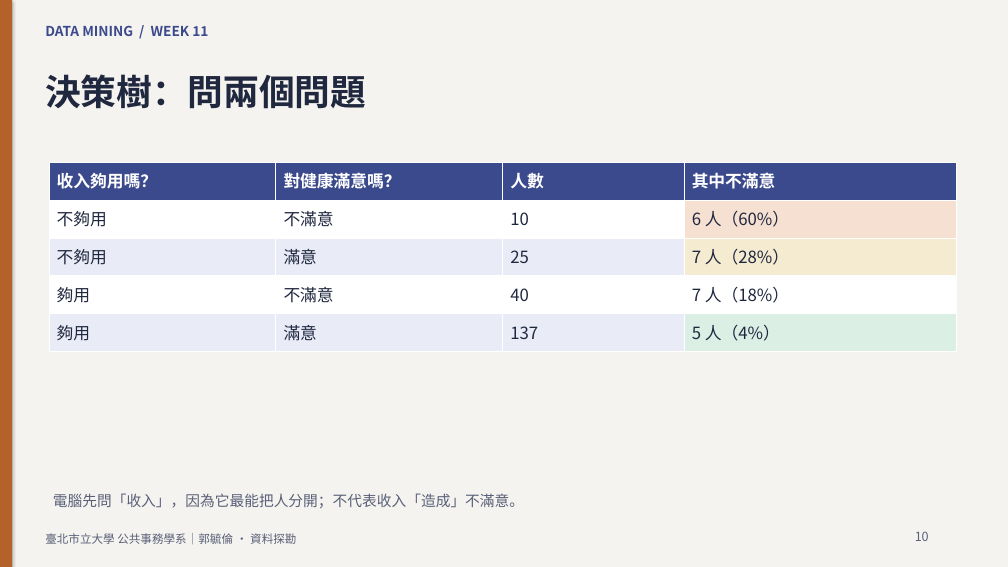
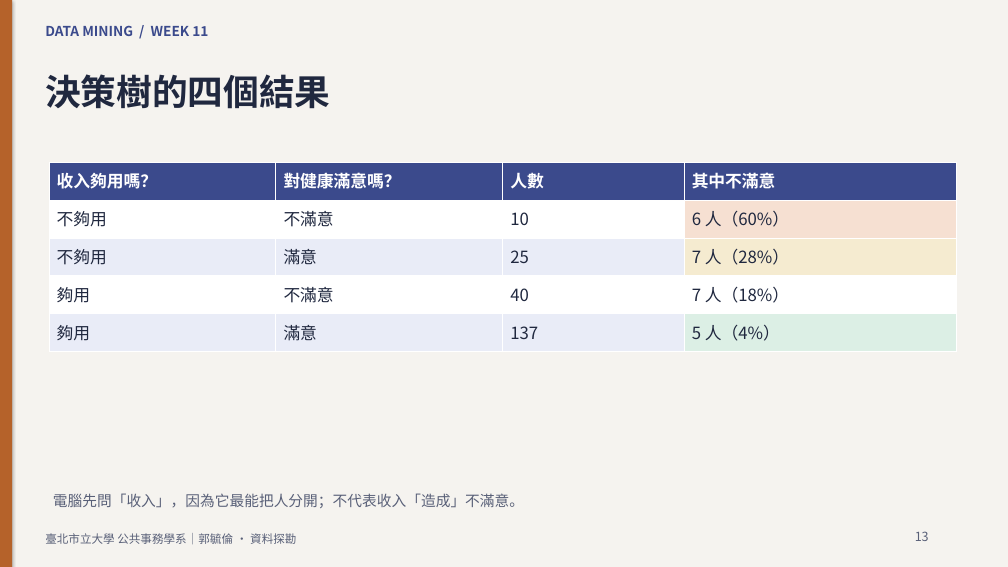
Before and after one commit to knut921/datamining-course, a slide deck: slide 13 of assets/slides/week11.pptx (slide 10 before the commit). Drawn at 1008x567 pixels with LibreOffice and Linux fonts; fonts in the diff are those of the drawing. Boxes give left, top, right and bottom in pixels: in the first picture for what was removed or moved away, otherwise in the second. Text is boxed around its words. In the diff, an @@ line names an element or a change of style, - is before the commit and + after.

```diff
--- a/assets/slides/week11.pptx
+++ b/assets/slides/week11.pptx
@@ text at (45, 74, 330, 109): text changed @@
-決策樹：問兩個問題
+決策樹的四個結果
@@ text at (915, 531, 929, 541): text changed @@
-10
+13
```
Also in this commit, not shown: 10 other slides changed, 3 slides added, 34 other files.
